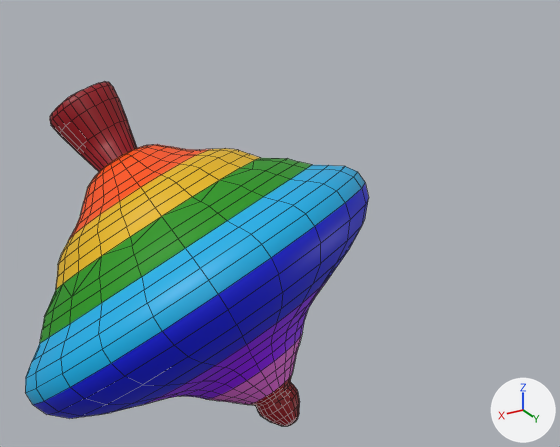
One commit to the Blender file Assets/towers/tower_2_spinningtop.blend: the scene before it, then after it.
Rendered twice from a 50 mm camera at (2.8, 4.2, 4.15) aimed at (0.1, -0.31, 1.89). Arrows for +X, +Y and +Z are at lower right; the lights stay in place. Mesh edges are drawn as thin lines.

In view in the first picture: 'Top'.
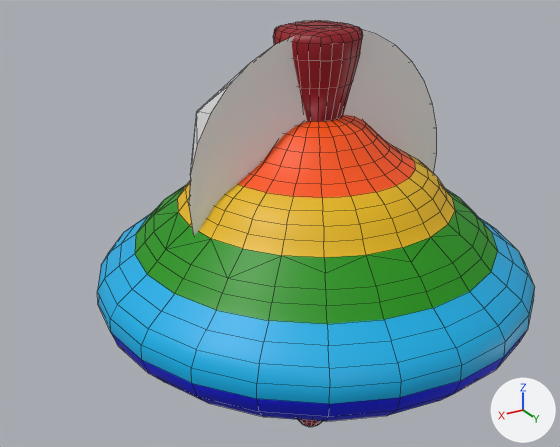
Changed parts and their boxes [x1, y1, x2, y2] in the pictures (560 x 447 px):
```json
{"object": "Top", "change": "turned", "before": [25, 82, 369, 426], "after": [97, 20, 535, 427]}
{"object": "Cone -noimp", "change": "added", "after": [189, 27, 437, 235]}
```

The change, as JSON lines over the scene's bpy script:
```json
{"op": "add", "block": "me_cone", "code": ["me_cone = bpy.data.meshes.new('Cone')", "me_cone.from_pydata(...)  # a 32-sided cone pointing to +z spanning x -1.0..1.0, y -1.0..1.0, z -1.0..1.0"]}
{"op": "set", "path": "ob_top.rotation_euler", "old": "(0.668, 0.0, 0.543)", "new": "(0.0, 0.0, 0.524)", "note": "degrees (38, 0, 31) -> degrees (0, 0, 30)"}
{"op": "add", "block": "ob_cone__noimp", "code": ["ob_cone__noimp = bpy.data.objects.new('Cone -noimp', me_cone)", "ob_cone__noimp.parent = ob_top", "ob_cone__noimp.matrix_parent_inverse = Matrix(((0.866, 0.5, 0.0, 0.0), (-0.5, 0.866, 0.0, 0.0), (0.0, 0.0, 1.0, 0.0), (0.0, 0.0, 0.0, 1.0)))", "ob_cone__noimp.location = (0.0, -0.895, 2.36)", "ob_cone__noimp.rotation_euler = (1.571, 0.0, 0.0)  # degrees (90, 0, 0)"]}
```
